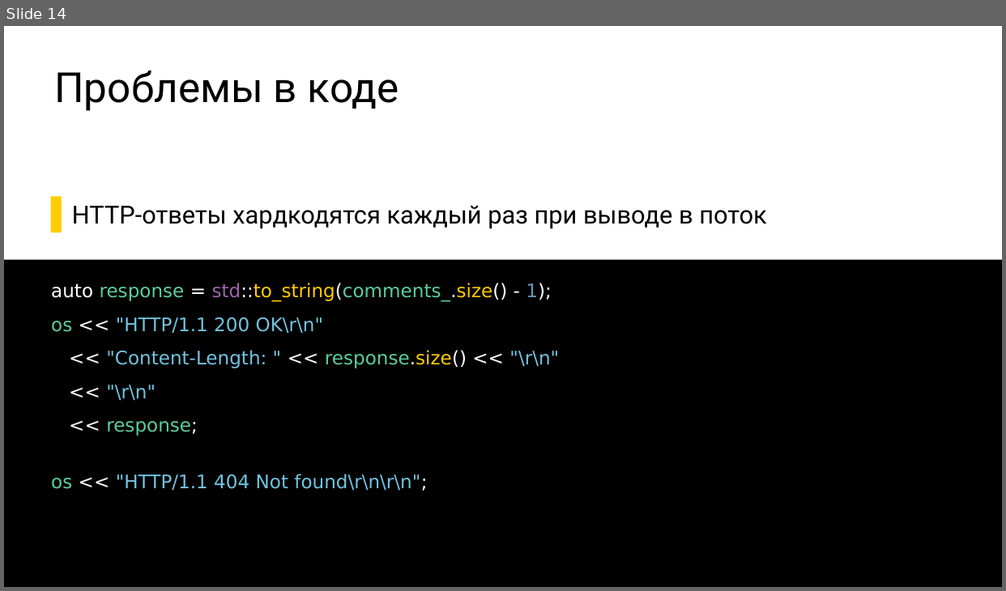
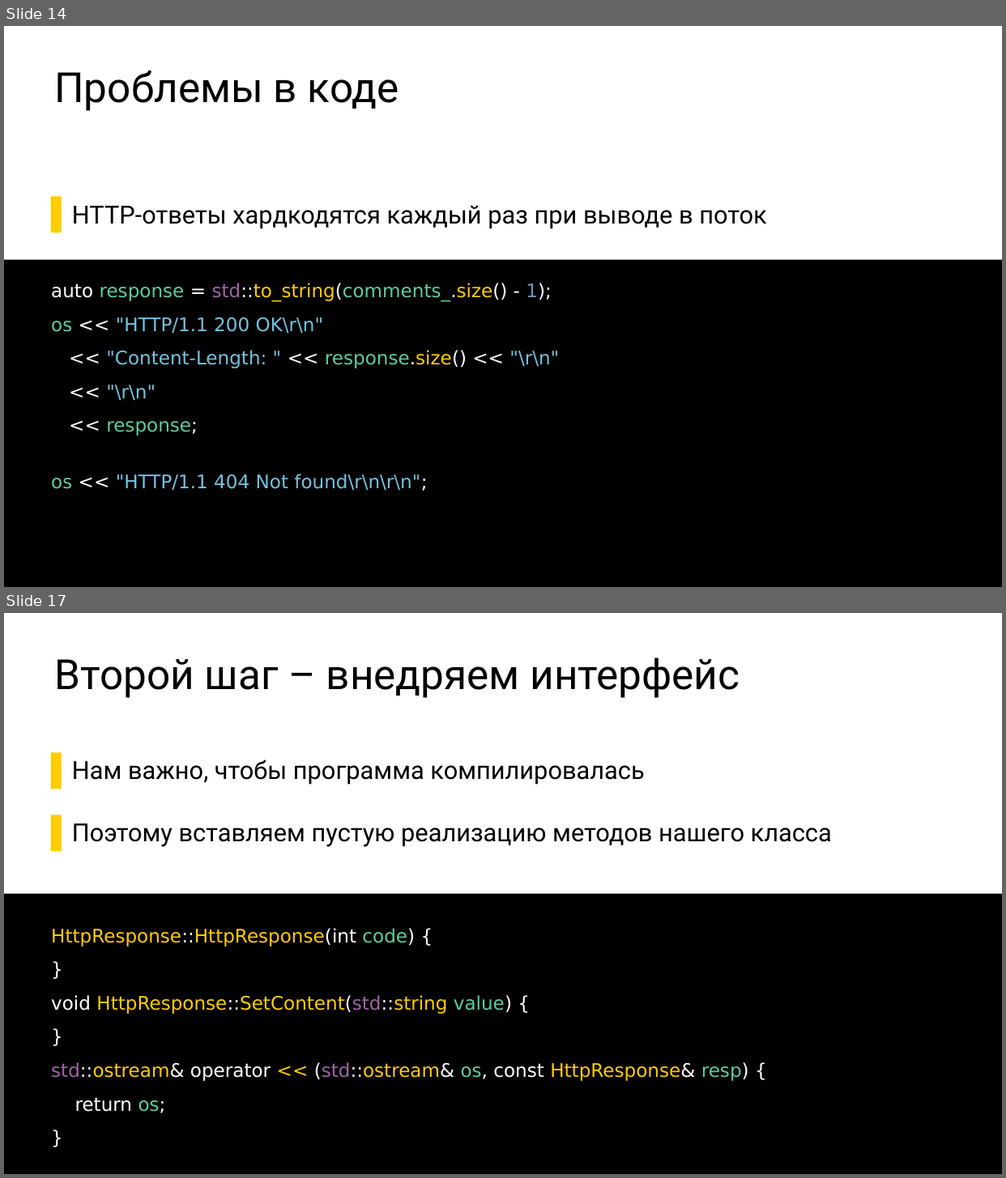
Before and after one commit to ishfb/secr2017, a slide deck: slides.pptx. Shown one above the other, each under a label of ours: slide 14 before the commit, slides 14 and 17 after it; the slides between them are not shown. The pictures are 1006x591 and 1006x1178 pixels, drawn with LibreOffice and Linux fonts; fonts in the diff are those of the drawing. Boxes give left, top, right and bottom in pixels: in the first picture for what was removed or moved away, otherwise in the second. Text is boxed around its words. In the diff, an @@ line names an element or a change of style, - is before the commit and + after.

```diff
--- a/slides.pptx
+++ b/slides.pptx
@@ slide 17 added at [4,613,1002,1174], background #FFFFFF @@
@@ title added at [54,658,740,698], 80 pt, text #000000 @@
+Второй шаг – внедряем интерфейс
@@ text added at [72,760,832,847], 48 pt, text #000000 @@
+  ▌ Нам важно, чтобы программа компилировалась
+  ▌ Поэтому вставляем пустую реализацию методов нашего класса
@@ text added at [4,894,1002,1174], fill #000000, 36 pt, text #FFCC00 @@
+HttpResponse::HttpResponse(int code) {
+}
+void HttpResponse::SetContent(std::string value) {
+}
+std::ostream& operator << (std::ostream& os, const HttpResponse& resp) {
+return os;
+}
```
Also in this commit, not shown: 1 slide changed, 3 other slides added.
